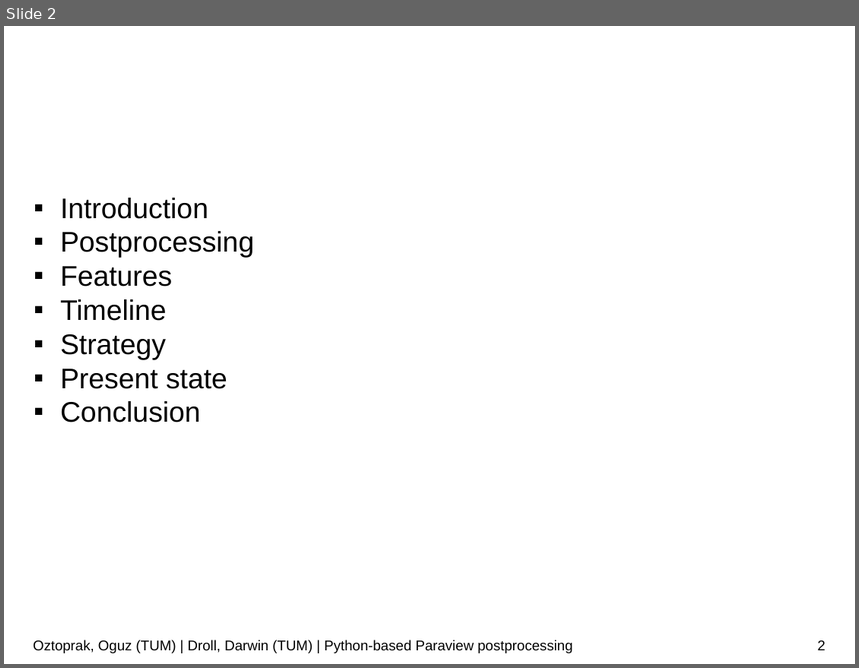
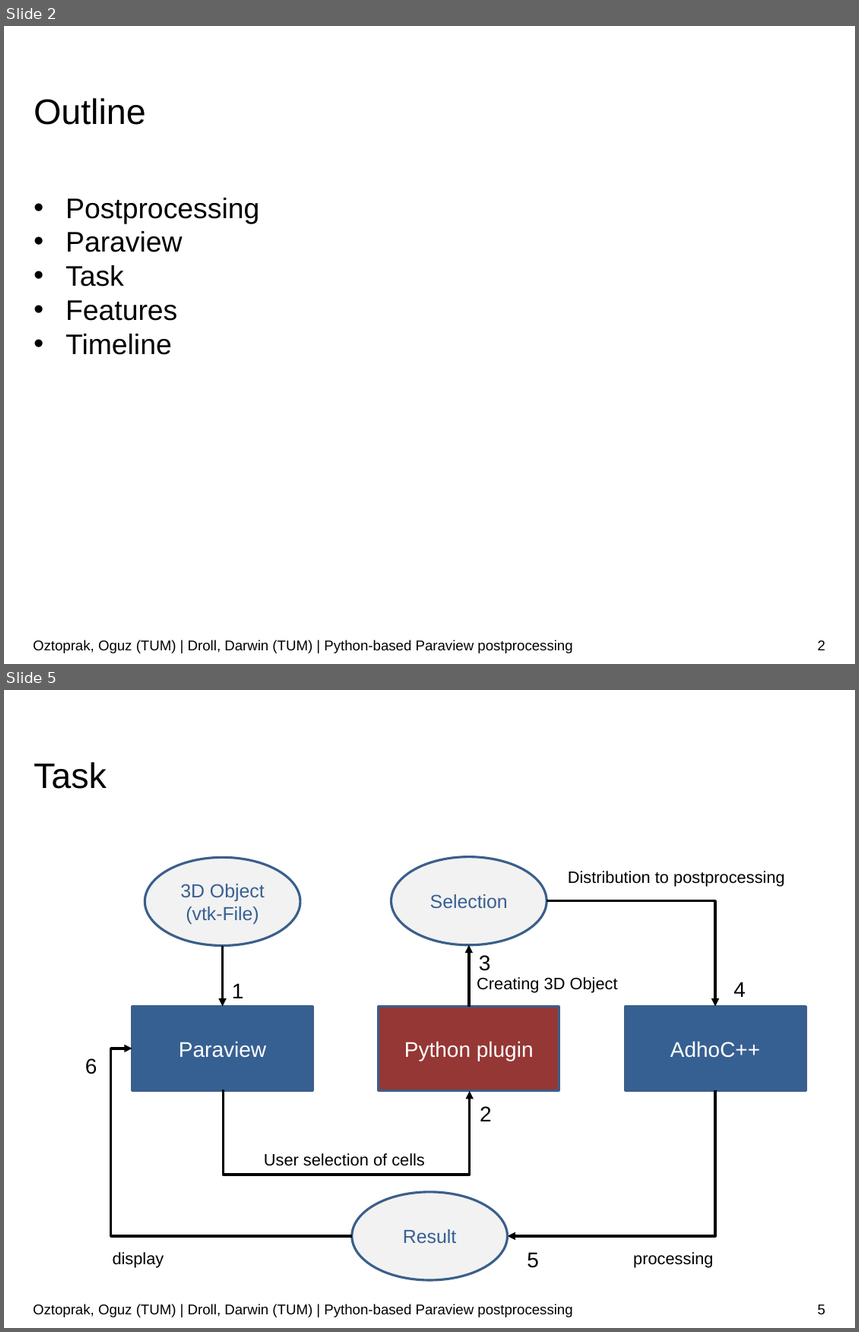
Before and after one commit to JusticeBoi/Paraview-PostProcessing-SoftwareLab, a slide deck: Paraview-postprocessor.pptx. Shown one above the other, each under a label of ours: slide 2 before the commit, slides 2 and 5 after it; the slides between them are not shown. The pictures are 859x668 and 859x1332 pixels, drawn with LibreOffice and Linux fonts; fonts in the diff are those of the drawing; background and template pictures are left out. Boxes give left, top, right and bottom in pixels: in the first picture for what was removed or moved away, otherwise in the second. Text is boxed around its words. In the diff, an @@ line names an element or a change of style, - is before the commit and + after.

```diff
--- a/Paraview-postprocessor.pptx
+++ b/Paraview-postprocessor.pptx
@@ slide 5 added at (4, 690, 855, 1328), background #FFFFFF @@
@@ text added at (34, 762, 107, 789), 30 pt, text #000000 @@
+Task
@@ ellipse added at (145, 858, 300, 946), fill #F2F2F2, outline #3A5F8C 2 pt, 16 pt, text #376092 @@
+3D Object
+(vtk-File)
@@ ellipse added at (392, 857, 547, 945), fill #F2F2F2, outline #3A5F8C 2 pt, 16 pt, text #376092 @@
+Selection
@@ text added at (568, 871, 785, 886), 14 pt, text #000000 @@
+Distribution to postprocessing
@@ elbow arrow added from (547, 901) to (715, 1007), #000000 2.25 pt @@
@@ elbow arrow added from (223, 945) to (223, 1007), #000000 2.25 pt @@
@@ elbow arrow added from (469, 1007) to (469, 945), #000000 2.25 pt @@
@@ text added at (479, 955, 491, 971), 18 pt, text #000000 @@
+3
@@ text added at (232, 983, 244, 999), 18 pt, text #000000 @@
+1
@@ text added at (477, 977, 618, 993), 14 pt, text #000000 @@
+Creating 3D Object
@@ text added at (734, 982, 746, 997), 18 pt, text #000000 @@
+4
@@ rectangle added at (132, 1007, 313, 1091), fill #376092, outline #3A5F8C 2 pt, 18 pt, text #FFFFFF @@
+Paraview
@@ rectangle added at (379, 1007, 559, 1091), fill #953735, outline #3A5F8C 2 pt, 18 pt, text #FFFFFF @@
+Python plugin
@@ rectangle added at (626, 1007, 806, 1091), fill #376092, outline #3A5F8C 2 pt, 18 pt, text #FFFFFF @@
+AdhoC++
@@ elbow arrow added from (352, 1236) to (132, 1049), #000000 2.25 pt @@
@@ text added at (85, 1059, 97, 1075), 18 pt, text #000000 @@
+6
@@ elbow arrow added from (223, 1090) to (470, 1091), #000000 2.25 pt @@
@@ elbow arrow added from (715, 1091) to (507, 1236), #000000 2.25 pt @@
@@ text added at (480, 1106, 492, 1122), 18 pt, text #000000 @@
+2
@@ text added at (264, 1154, 425, 1167), 14 pt, text #000000 @@
+User selection of cells
@@ ellipse added at (352, 1192, 508, 1281), fill #F2F2F2, outline #3A5F8C 2 pt, 16 pt, text #376092 @@
+Result
@@ text added at (113, 1252, 164, 1268), 14 pt, text #000000 @@
+display
@@ text added at (527, 1252, 539, 1268), 18 pt, text #000000 @@
+5
@@ text added at (633, 1252, 713, 1268), 14 pt, text #000000 @@
+processing
@@ text added at (33, 1304, 572, 1318), 12 pt, text #000000 @@
+Oztoprak, Oguz (TUM) | Droll, Darwin (TUM) | Python-based Paraview postprocessing
@@ page number added at (818, 1305, 826, 1315), 12 pt, text #000000 @@
+5
@@ slide 2 changed as well @@
@@ text "Outline" at (34, 98, 146, 125): line spacing 4pt to 11.3pt @@
@@ text at (60, 198, 208, 219): paragraph removed @@
-▪ Introduction
@@ text at (66, 198, 259, 355): bullet ▪ to • @@
@@ text at (66, 231, 183, 287): paragraphs added @@
+• Paraview
+• Task
@@ text at (60, 335, 227, 423): paragraphs removed @@
-▪ Strategy
-▪ Present state
-▪ Conclusion
```
Also in this commit, not shown: 8 other slides changed, 6 other slides added.
